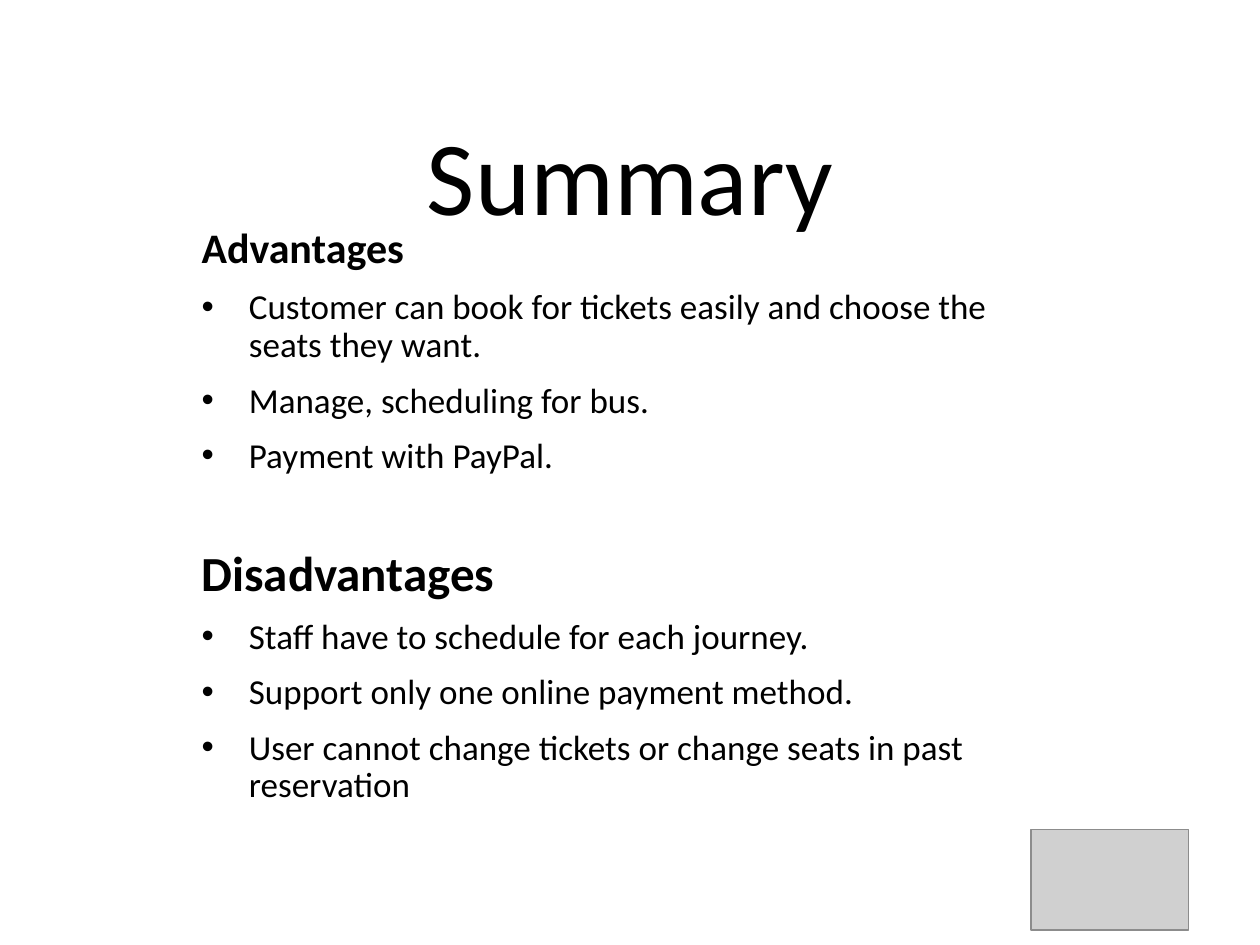
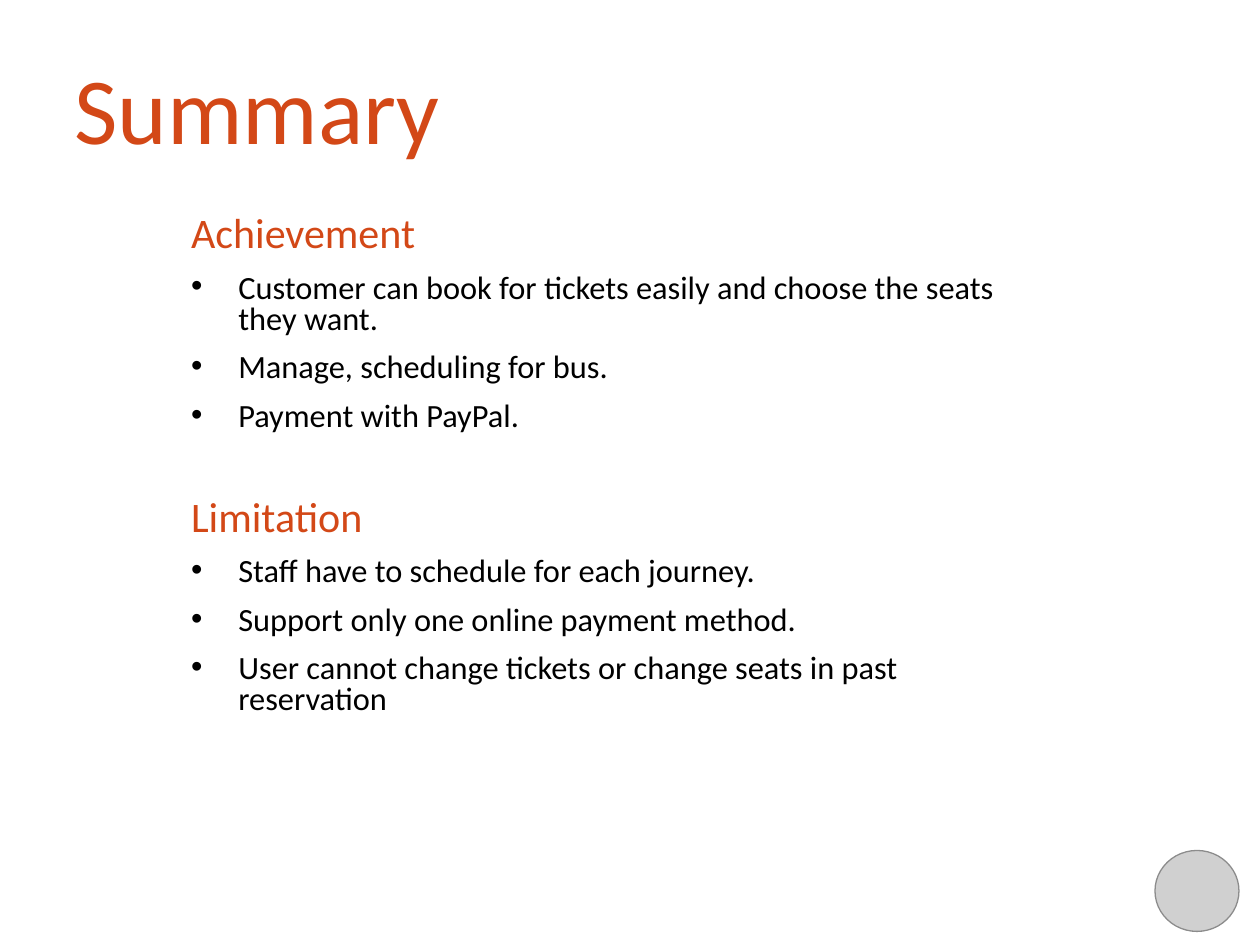
Before and after one commit to khalifandiaye/bus-reservation, a slide deck: slide 18 of WIP/Document/Project Report/capstone.pptx. Drawn at 1260x945 pixels with LibreOffice and Linux fonts; fonts in the diff are those of the drawing; grey boxes stand for pictures; background and template pictures are left out. Boxes give left, top, right and bottom in pixels: in the first picture for what was removed or moved away, otherwise in the second. Text is boxed around its words. In the diff, an @@ line names an element or a change of style, - is before the commit and + after.

```diff
--- a/WIP/Document/Project Report/capstone.pptx
+++ b/WIP/Document/Project Report/capstone.pptx
@@ title "Summary" moved from (x1=427, y1=147, x2=833, y2=232) to (x1=75, y1=82, x2=440, y2=160) @@
@@ title "Summary" at (x1=75, y1=82, x2=440, y2=160): size 60 to 54 pt, text colour #000000 to #D34817 @@
@@ subtitle "Achievement" moved from (x1=202, y1=233, x2=986, y2=766) to (x1=191, y1=218, x2=993, y2=711) @@
@@ subtitle at (x1=191, y1=218, x2=415, y2=249): text changed; size 24 to 24.1 pt; text colour #000000 to #D34817; bold off @@
-Advantages
+Achievement
@@ subtitle at (x1=238, y1=276, x2=993, y2=711): size 20 to 18.5 pt; line spacing 0.9 to 0.8 @@
@@ subtitle at (x1=191, y1=503, x2=362, y2=533): text changed; size 28 to 24.1 pt; text colour #000000 to #D34817; bold off @@
-Disadvantages
+Limitation
@@ picture removed at (x1=1031, y1=829, x2=1188, y2=930) @@
@@ picture added at (x1=1155, y1=850, x2=1240, y2=931) @@
```
Also in this commit, not shown: 7 other slides changed, 6 slides added, 6 slides removed.
